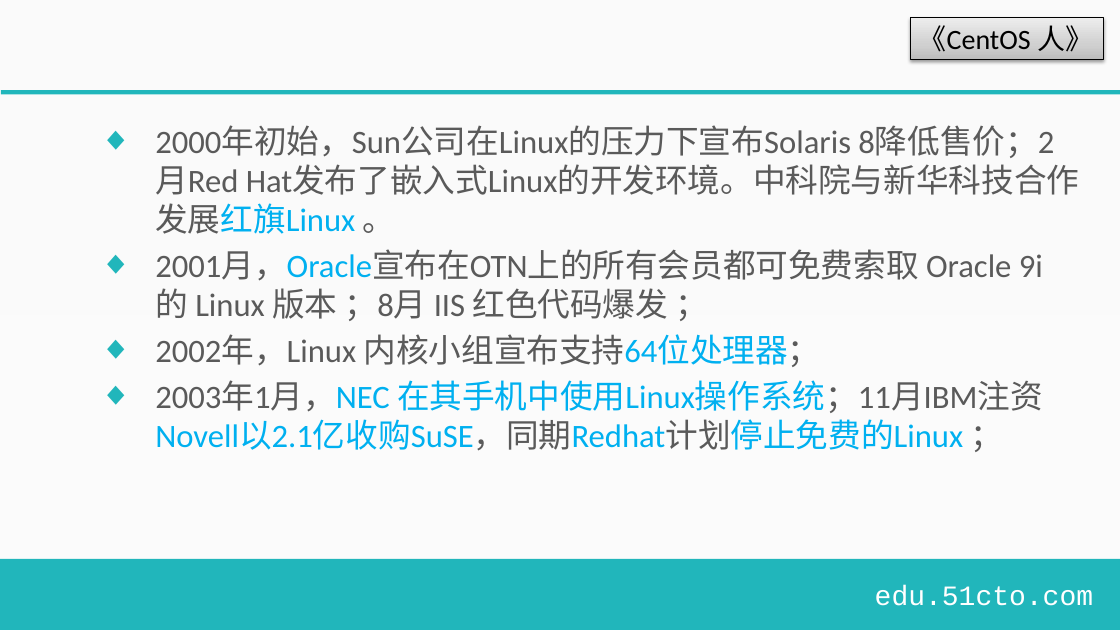
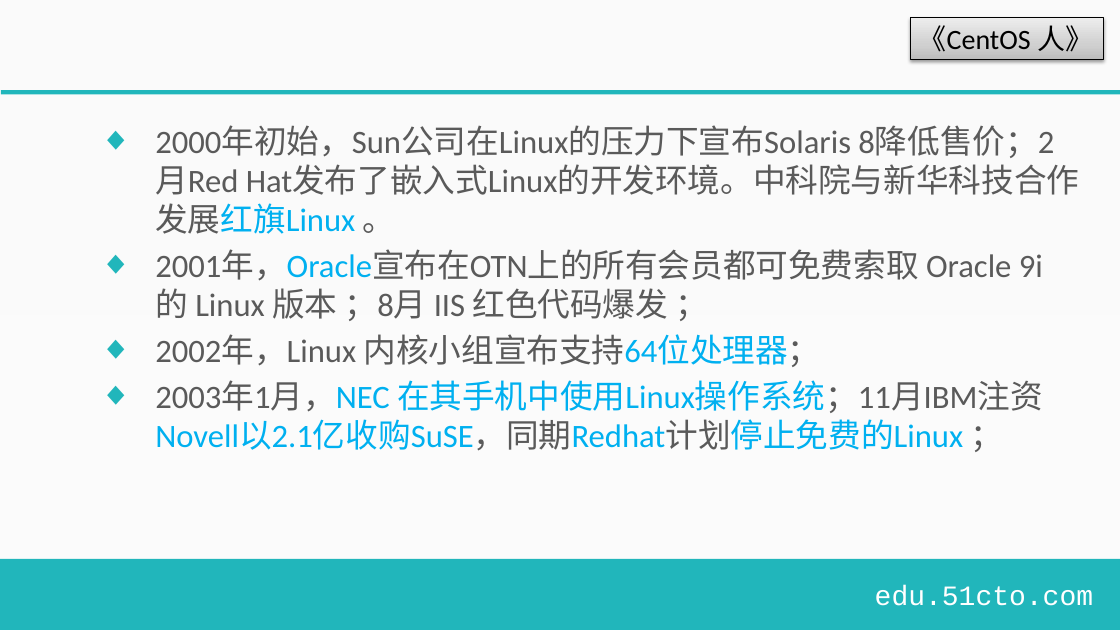
Before and after one commit to centos-ren/centos, a slide deck: slide 8 of 1/1.1 Linux 内核.pptx. Drawn at 1120x630 pixels with LibreOffice and Linux fonts; fonts in the diff are those of the drawing; background and template pictures are left out. Boxes give left, top, right and bottom in pixels: in the first picture for what was removed or moved away, otherwise in the second. Text is boxed around its words. In the diff, an @@ line names an element or a change of style, - is before the commit and + after.

Commit message:
correct

```diff
--- a/1/1.1 Linux 内核.pptx
+++ b/1/1.1 Linux 内核.pptx
@@ text at (155,251,1043,321): text changed @@
-◆ 2001月，Oracle宣布在OTN上的所有会员都可免费索取 Oracle 9i 的 Linux 版本 ；8月 IIS 红色代码爆发 ；
+◆ 2001年，Oracle宣布在OTN上的所有会员都可免费索取 Oracle 9i 的 Linux 版本 ；8月 IIS 红色代码爆发 ；
```
